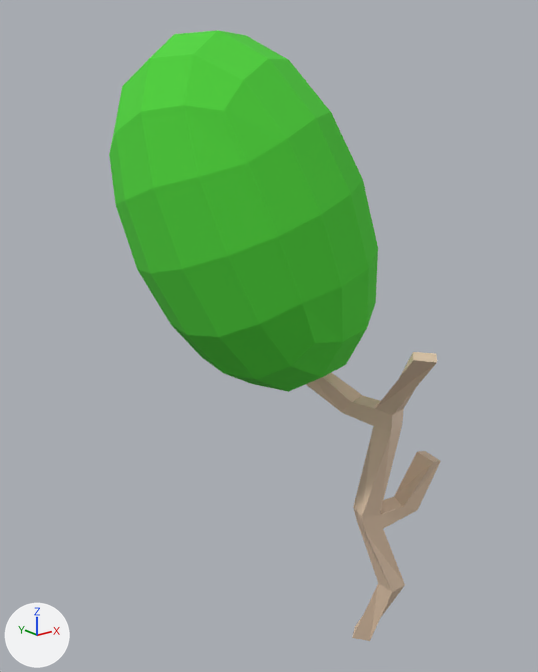
One commit to the Blender file blender/landscene.blend: the scene before it, then after it.
Rendered twice from a camera (50 mm lens) standing at (-5.29, -4.91, 5.79) and looking at (-1.02, 0.44, 3.65). Every picture has the same lights, and +X, +Y and +Z are marked at lower left. The same objects are shown in both versions, whatever each file hides.

Objects in the first picture: 'Cube.002', 'tree'.
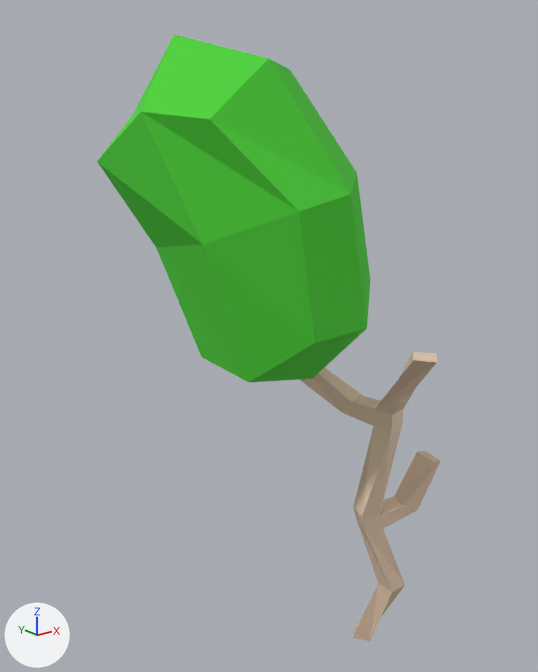
Pixel boxes (x1, y1, x2, y2) of what changed, in the pictures (538 x 672 px):
'Cube.002', reshaped, modifiers changed
    before: (109, 30, 378, 392)
    after: (97, 34, 370, 382)

Diff of the bpy script that builds the scene:
```diff
--- a/blender/landscene.blend.py
+++ b/blender/landscene.blend.py
@@ me_cube_019 @@
 # used by ob_cube_002; parent = ob_tree; location = (0.0, 0.0, 0.0)
-me_cube_019.from_pydata(...)  # 8 vertices, 6 faces; spans x -3.36..0.93, y -1.51..2.46, z 2.27..7.28
+me_cube_019.from_pydata(...)  # 26 vertices, 24 faces; spans x -2.39..-0.14, y -0.54..1.47, z 3.22..6.33
+# me_cube_019 part 1: the whole mesh is rebuilt
 me_cube_019.materials.append(mat_tree_green)
@@ ob_cube_002 @@
 ob_cube_002.location = (0.0, 0.0, 0.0)
-_m = ob_cube_002.modifiers.new('Subdivision', 'SUBSURF')
```
